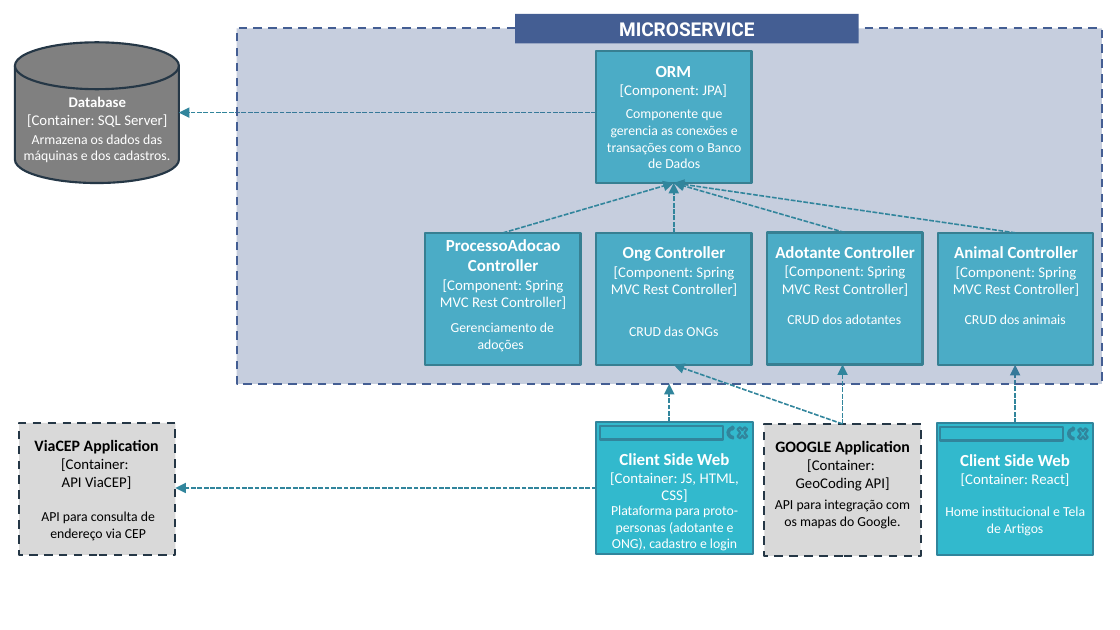
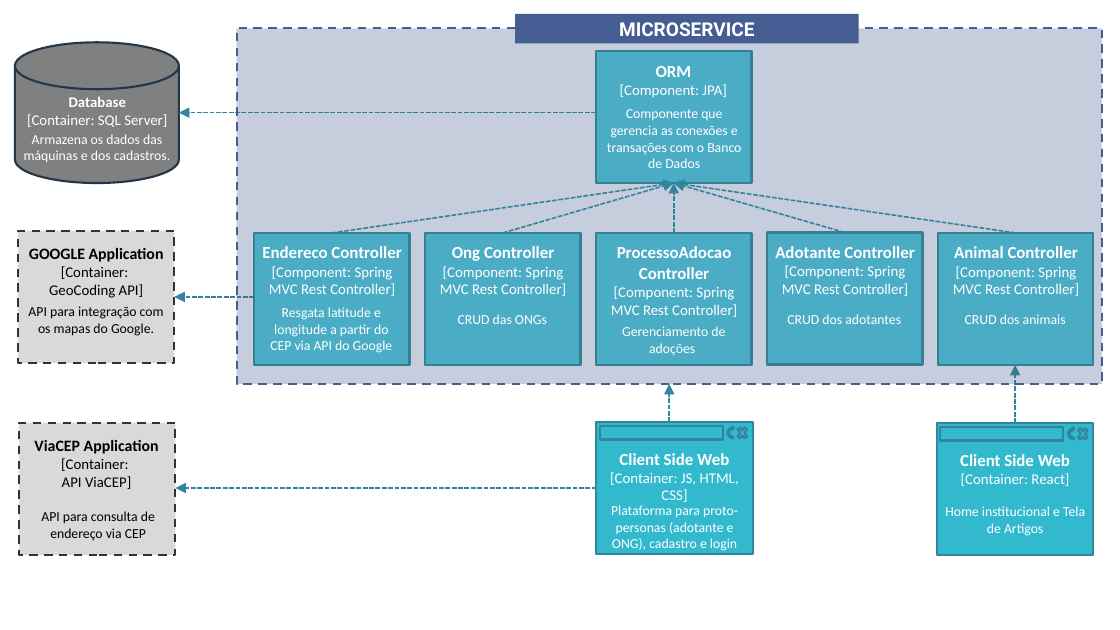
Before and after one commit to Pederzini/miaudote, a slide deck: slide 4 of Documentos/Arquitetura/Arquitetura_MiauDote.pptx. Drawn at 1120x630 pixels with LibreOffice and Linux fonts; fonts in the diff are those of the drawing. Boxes give left, top, right and bottom in pixels: in the first picture for what was removed or moved away, otherwise in the second. Text is boxed around its words. In the diff, an @@ line names an element or a change of style, - is before the commit and + after.

Commit message:
Ajusta ppt da arquitetura de componentes

```diff
--- a/Documentos/Arquitetura/Arquitetura_MiauDote.pptx
+++ b/Documentos/Arquitetura/Arquitetura_MiauDote.pptx
@@ arrow moved from (843, 424) - (843, 364) to (332, 233) - (674, 183) @@
@@ 2 texts, 1 rectangle: place and size @@
-2 texts, 1 rectangle at (764,424,920,556)
+2 texts, 1 rectangle at (18,231,174,363)
@@ rectangle added at (254,233,409,365), fill #4BACC6, outline #377F92 2 pt @@
@@ text "Ong Controller": place and size @@
-text "Ong Controller" at (440,239,566,309)
+text "Ong Controller" at (440,246,566,296)
@@ text added at (262,246,401,296), 14 pt, text #FFFFFF @@
+Endereco Controller
+[Component: Spring MVC Rest Controller]
@@ text at (452,246,554,261): text changed @@
-ProcessoAdocao Controller
+Ong Controller
@@ text at (617,246,732,279): text changed @@
-Ong Controller
+ProcessoAdocao Controller
@@ arrow added from (254, 297) to (174, 297), #31859C 1.5 pt dashed @@
@@ text added at (270,307,393,353), 13 pt, text #FFFFFF @@
+Resgata latitude e longitude a partir do CEP via API do Google
@@ text "CRUD das ONGs": place and size @@
-text "CRUD das ONGs" at (629,326,718,336)
+text "CRUD das ONGs" at (458,314,547,324)
@@ text "Gerenciamento de adoções": place and size @@
-text "Gerenciamento de adoções" at (451,322,554,352)
+text "Gerenciamento de adoções" at (622,326,725,356)
@@ arrow removed from (843, 424) to (674, 365) @@
```
Also in this commit, not shown: 1 other slide changed, 1 slide added, 1 slide removed.
